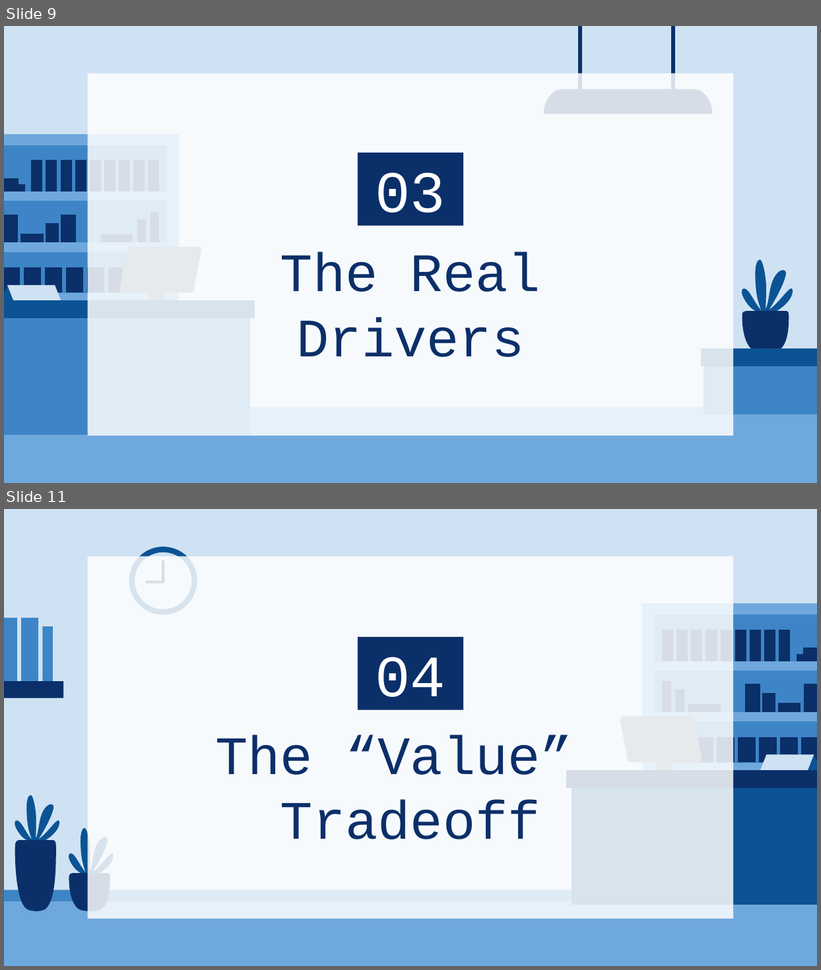
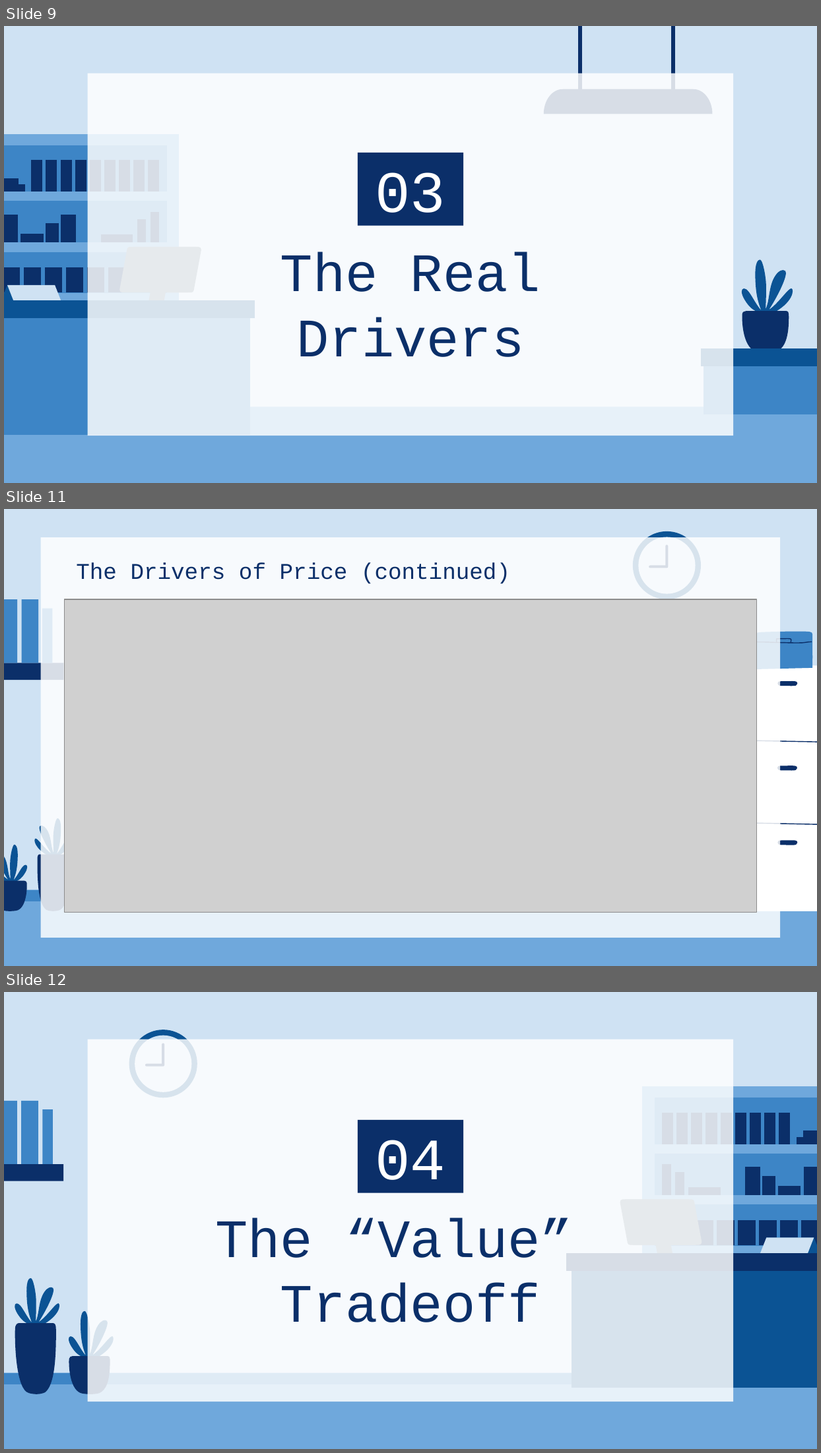
Before and after one commit to kjaques/hospital-financial-and-quality-performance, a slide deck: The Cost of Care Presentation.pptx. Shown one above the other, each under a label of ours: slides 9 and 11 before the commit, slides 9, 11 and 12 after it; the slides between them are not shown. The pictures are 821x970 and 821x1453 pixels, drawn with LibreOffice and Linux fonts; fonts in the diff are those of the drawing; grey boxes stand for pictures. Boxes give left, top, right and bottom in pixels: in the first picture for what was removed or moved away, otherwise in the second. Text is boxed around its words. In the diff, an @@ line names an element or a change of style, - is before the commit and + after.

```diff
--- a/The Cost of Care Presentation.pptx
+++ b/The Cost of Care Presentation.pptx
@@ slide 11 added at [4, 509, 817, 966], background #CFE2F3 @@
@@ rectangle added at [40, 537, 781, 938], fill #FFFFFF at 84% opacity @@
@@ freeform shape added at [632, 531, 701, 600], fill #0B5394 @@
@@ freeform shape added at [638, 537, 695, 593], fill #CFE2F3 @@
@@ freeform shape added at [649, 545, 669, 568], fill #0B2F69 @@
@@ title added at [76, 562, 510, 584], 20 pt, text #0B2F69 @@
+The Drivers of Price (continued)
@@ rectangle added at [4, 599, 17, 663], fill #3D85C6 @@
@@ rectangle added at [21, 599, 38, 663], fill #3D85C6 @@
@@ picture added at [64, 599, 757, 912] @@
@@ rectangle added at [42, 609, 53, 663], fill #3D85C6 @@
@@ group added at [745, 632, 817, 912]: 8 freeform shapes, 1 rectangle @@
@@ rectangle added at [4, 663, 63, 680], fill #0B2F69 @@
@@ freeform shape added at [33, 819, 71, 857], fill #0B5394 @@
@@ freeform shape added at [4, 845, 28, 883], fill #0B5394 @@
@@ freeform shape added at [38, 855, 71, 912], fill #0B2F69 @@
@@ freeform shape added at [4, 881, 28, 912], fill #0B2F69 @@
@@ rectangle added at [4, 890, 817, 966], fill #6FA8DC @@
@@ freeform shape added at [4, 890, 817, 902], fill #3D85C6 @@
@@ what was slide 11 is now slide 12 @@
```
Also in this commit, not shown: 3 slides changed, 5 other files.
